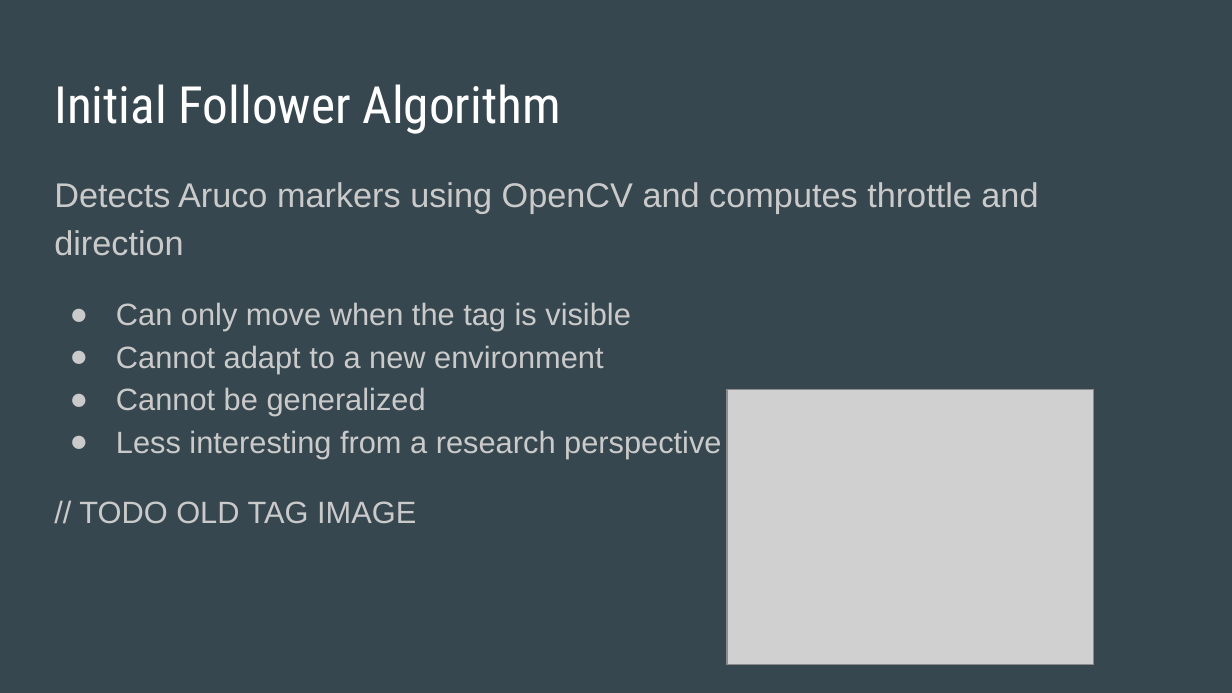
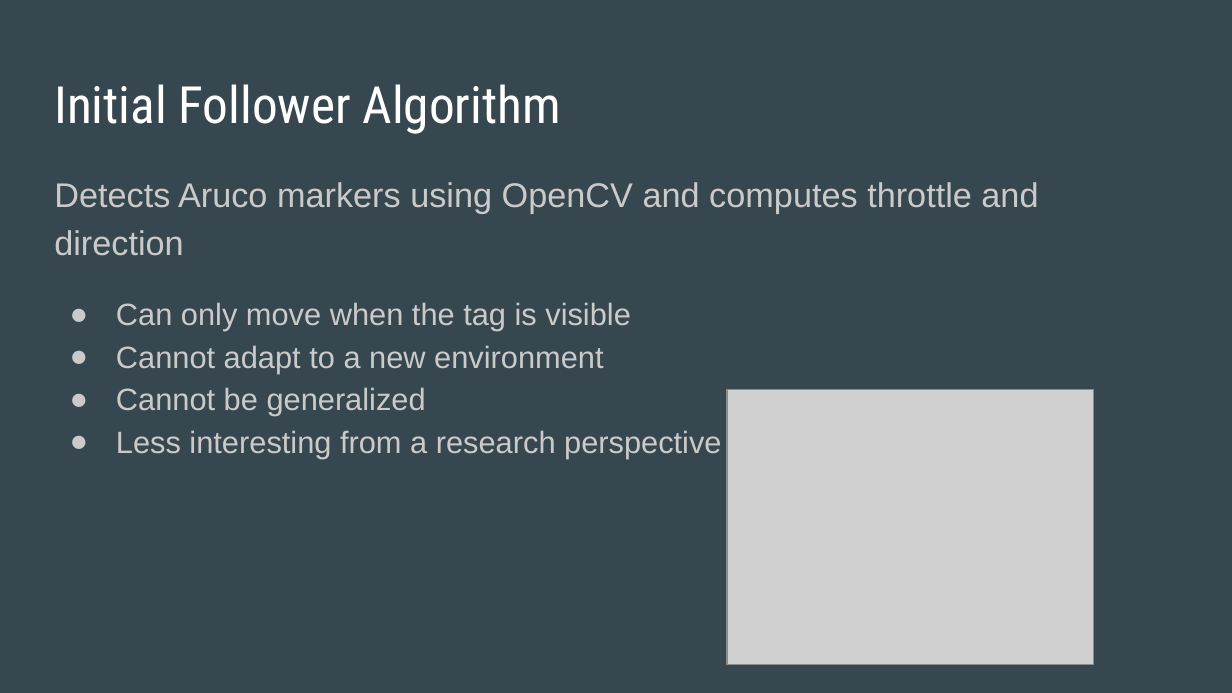
Before and after one commit to Deliquescence/CapstoneRobot, a slide deck: slide 4 of Documentation/Final Presentation.pptx. Drawn at 1232x693 pixels with LibreOffice and Linux fonts; fonts in the diff are those of the drawing; grey boxes stand for pictures. Boxes give left, top, right and bottom in pixels: in the first picture for what was removed or moved away, otherwise in the second. Text is boxed around its words. In the diff, an @@ line names an element or a change of style, - is before the commit and + after.

```diff
--- a/Documentation/Final Presentation.pptx
+++ b/Documentation/Final Presentation.pptx
@@ text at box(79, 501, 416, 524): paragraph removed @@
-// TODO OLD TAG IMAGE
```
Also in this commit, not shown: 5 other slides changed.
